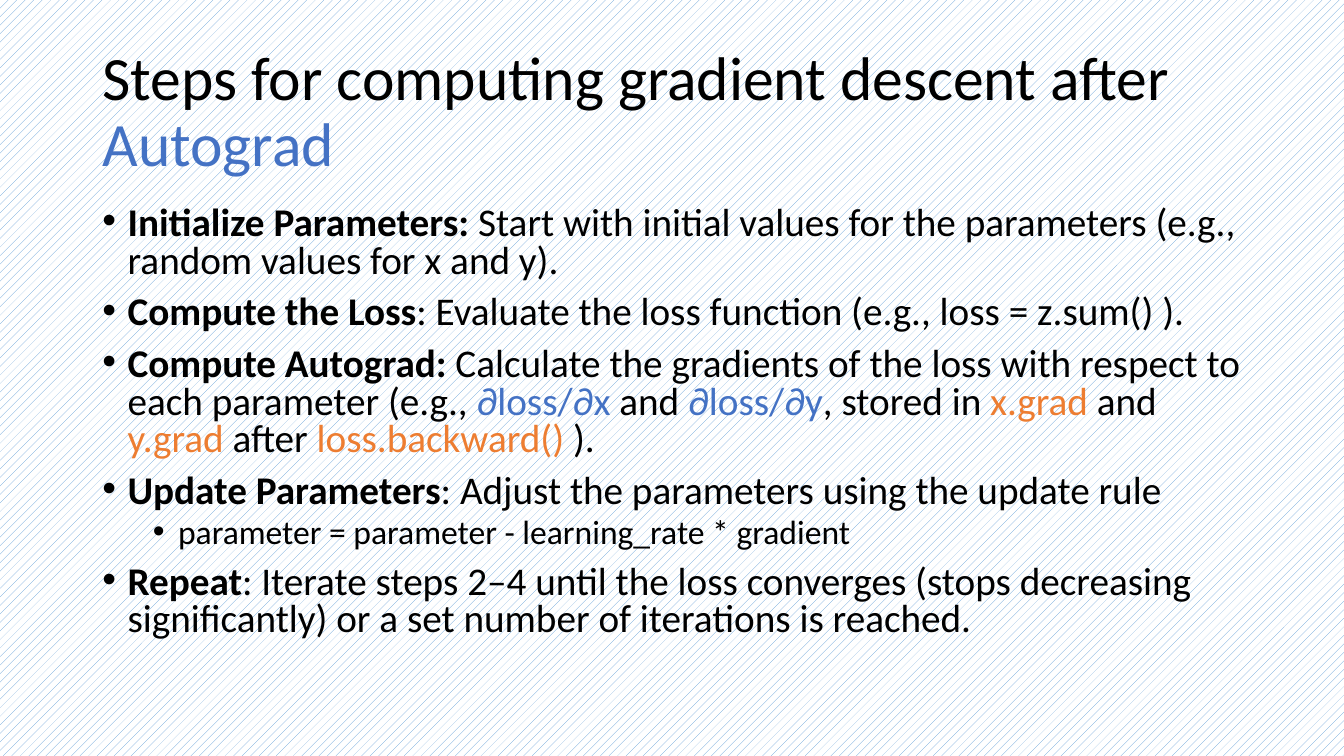
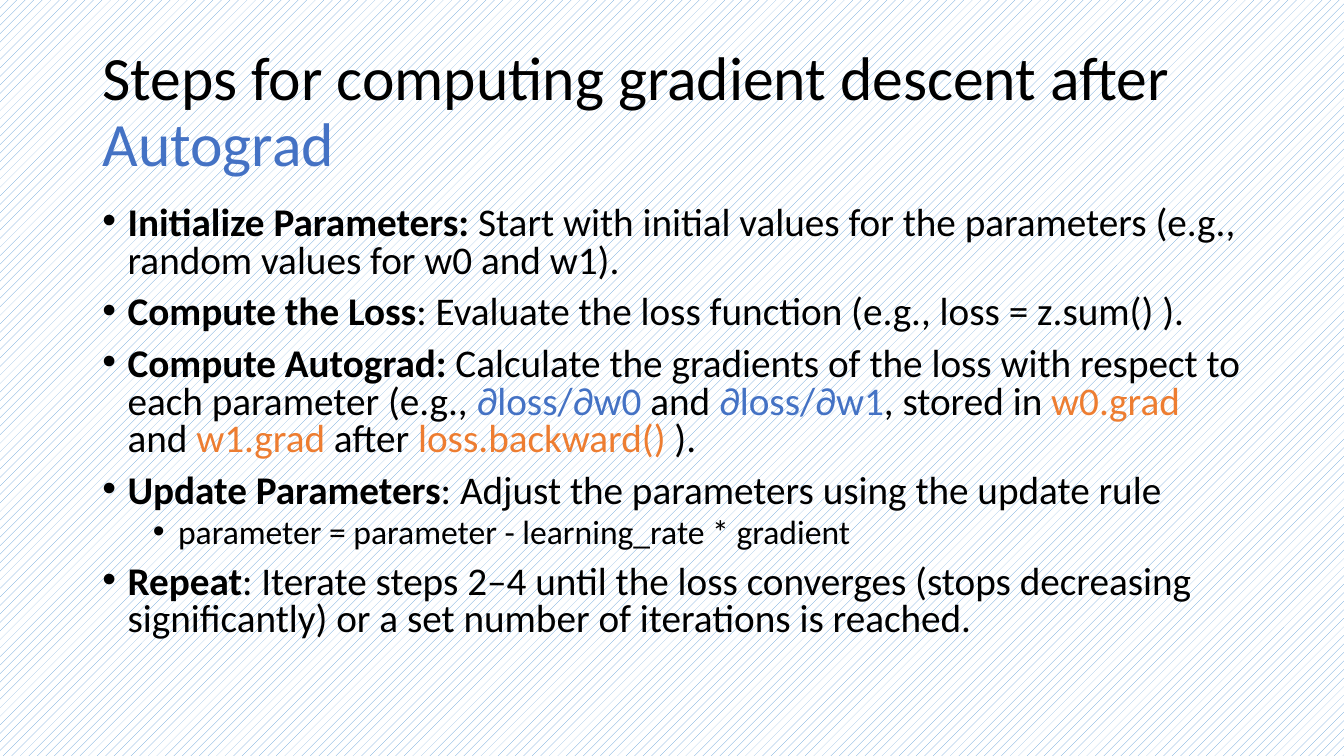
Before and after one commit to frankwxu/AI4DigitalForensics, a slide deck: slide 6 of CYFI445/lectures/03_linear_regressioin_autogradient/compute_autogradient.pptx. Drawn at 1344x756 pixels with LibreOffice and Linux fonts; fonts in the diff are those of the drawing; background and template pictures are left out. Boxes give left, top, right and bottom in pixels: in the first picture for what was removed or moved away, otherwise in the second. Text is boxed around its words. In the diff, an @@ line names an element or a change of style, - is before the commit and + after.

```diff
--- a/CYFI445/lectures/03_linear_regressioin_autogradient/compute_autogradient.pptx
+++ b/CYFI445/lectures/03_linear_regressioin_autogradient/compute_autogradient.pptx
@@ text at box(128, 203, 1236, 284): text changed @@
-• Initialize Parameters: Start with initial values for the parameters (e.g., random values for x and y).
+• Initialize Parameters: Start with initial values for the parameters (e.g., random values for w0 and w1).
@@ text at box(128, 344, 1240, 462): text changed @@
-• Compute Autograd: Calculate the gradients of the loss with respect to each parameter (e.g., ∂loss/∂x and ∂loss/∂y, stored in x.grad and y.grad after loss.backward() ).
+• Compute Autograd: Calculate the gradients of the loss with respect to each parameter (e.g., ∂loss/∂w0 and ∂loss/∂w1, stored in w0.grad and w1.grad after loss.backward() ).
```
Also in this commit, not shown: 4 other files.
